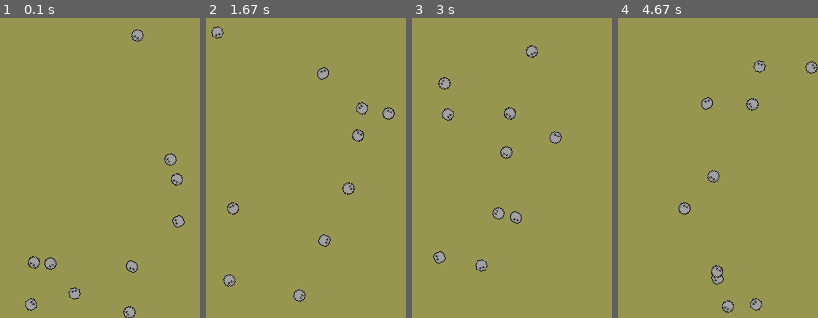
Above: before the commit, frames 1-4 (left to right).
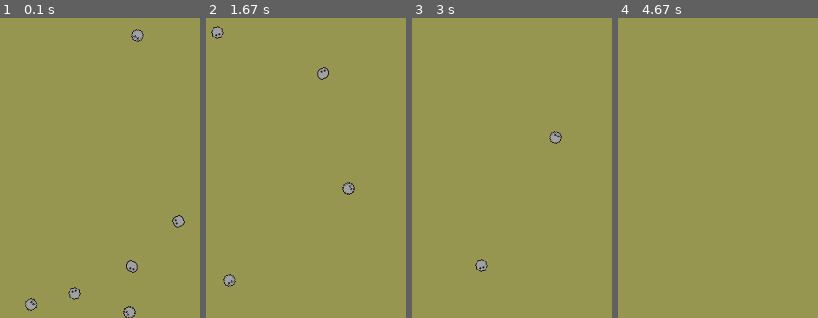
Above: after the commit, the same moments.

Repository: facha/pygame-creeps
Game: pygame game, started from creeps.py
Two runs of this game, one before a commit and one after it. Both use one fixed random seed, a clock stepped at 60 frames per second and the inputs below.
Inputs:
- Up to frame 1 (0.1 s): no input
- Up to frame 2 (1.67 s): no input
- Up to frame 3 (3 s): no input
- Up to frame 4 (4.67 s): no input

The runs differ from the first frame. In frame 1, 0.8% of the frame differs, in the area x 14-92%, y 45-84%; in frame 2, 1.2%; in frame 3, 1.6%; in frame 4, 2.0%, in the area x 30-100%, y 14-99%.

Commit message:
destroy on collision

Diff:
--- a/creeps.py
+++ b/creeps.py
@@ -36,6 +36,20 @@
                     self.obj_distance_matrix[i,j] = sqrt(pow(dx, 2) + pow(dy, 2))
                     self.obj_distance_matrix[j,i] = self.obj_distance_matrix[i,j]
 
+    def removeCollided(self):
+        for_removal = []
+        N = len(self.objects)
+        for i in range(0,N):
+            for j in range(i+1,N):
+                if self.obj_distance_matrix[i,j] <= self.objects[i].size + self.objects[j].size:
+                    for_removal.append(i)
+                    for_removal.append(j)
+        for_removal = list(set(for_removal))
+        for_removal.sort(reverse=True)
+        for obj_index in for_removal:
+            del self.objects[obj_index]
+
+
     def getObjView(self, obj):
         """ return a list of visible objects """
         N = len(self.objects)
@@ -51,6 +65,7 @@
 
     def update(self):
         self.getDistanceMatrix()
+        self.removeCollided()
         for obj in self.objects:
             obj.view = self.getObjView(obj)
             obj.update()
@@ -97,6 +112,9 @@
             self.direction = -self.direction
         elif self.pos.y >= height - start_acting_at:
             self.direction = -self.direction
+
+    def dontCollide(self):
+        start_acting_at = self.size + 10
 
     def update(self):
         self.direction = self.direction % 360
